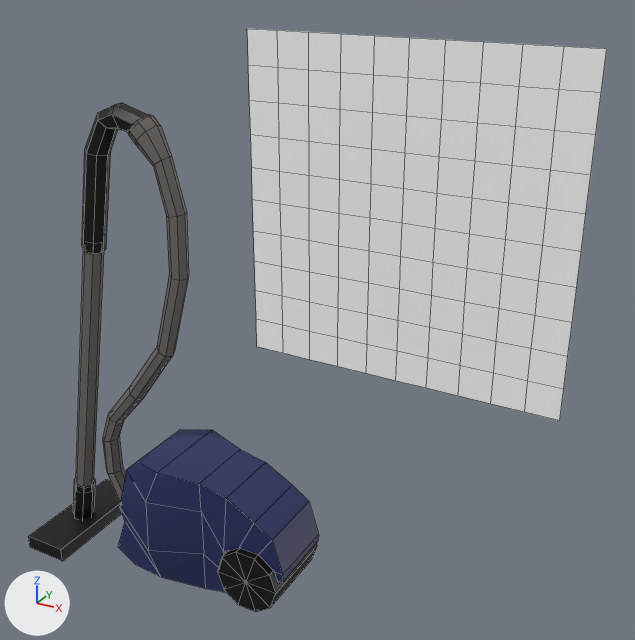
Renders of the FBX model Assets/Models/Aspirateur.fbx from each side of a commit.
Both versions are drawn from a 50 mm camera at (0.0718, -0.0856, 0.095) aimed at (0.0043, 0.0371, 0.0336). The lights are fixed; the arrows at lower left show +X, +Y and +Z. Mesh edges are drawn as thin lines. Where no turn or scale is listed for an object, it has been applied to the vertices.
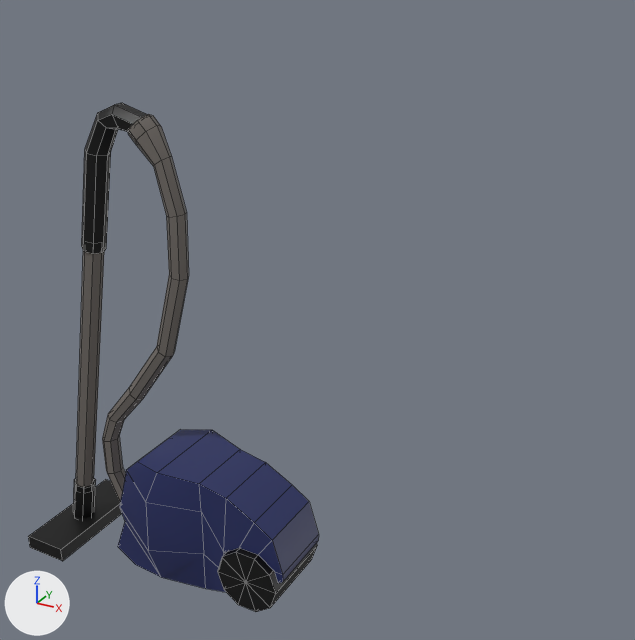
The edits, one by one:
Object 'pPlane1' (ob_pplane1) is deleted.

Changed parts and their boxes [x1, y1, x2, y2] in the pictures (635 x 640 px):
'pPlane1', deleted: before [247, 28, 607, 421]
